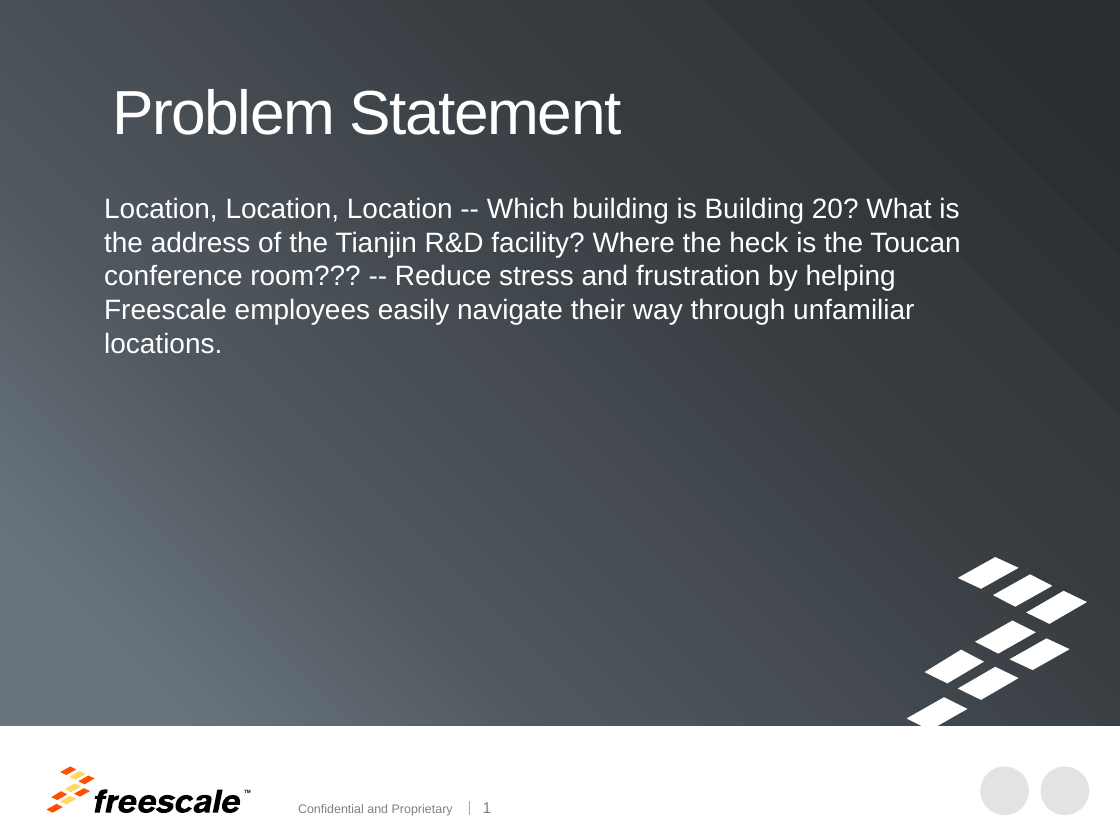
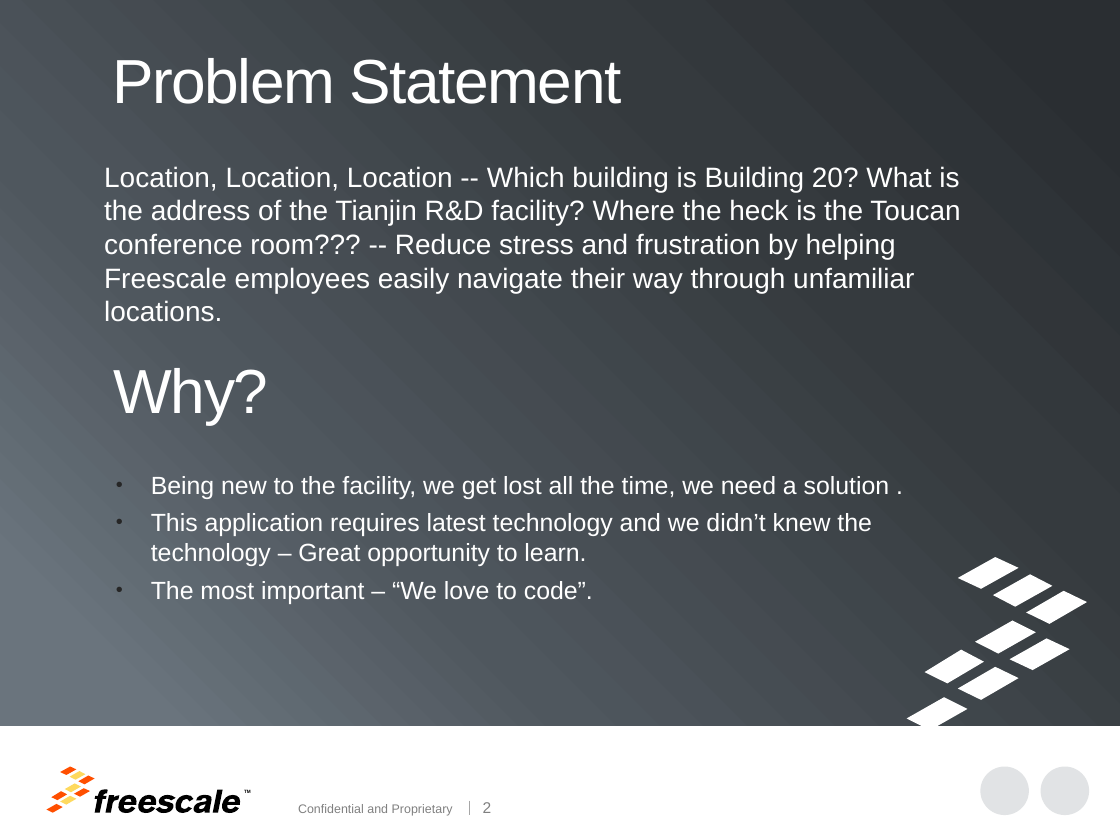
Before and after one commit to meetvasu15/LocationHack, a slide deck: slide 3 of FSL Devils.pptx (slide 2 before the commit). Drawn at 1120x840 pixels with LibreOffice and Linux fonts; fonts in the diff are those of the drawing; background and template pictures are left out. Boxes give left, top, right and bottom in pixels: in the first picture for what was removed or moved away, otherwise in the second. Text is boxed around its words. In the diff, an @@ line names an element or a change of style, - is before the commit and + after.

Commit message:
updating ppt

```diff
--- a/FSL Devils.pptx
+++ b/FSL Devils.pptx
@@ title "Problem Statement": place and size @@
-title "Problem Statement" at bbox=[112, 89, 622, 135]
+title "Problem Statement" at bbox=[112, 58, 622, 104]
@@ text "Location, Location, Location -- Which ...": place and size @@
-text "Location, Location, Location -- Which ..." at bbox=[104, 197, 960, 354]
+text "Location, Location, Location -- Which ..." at bbox=[104, 166, 960, 322]
@@ text added at bbox=[114, 368, 269, 424], 40 pt, text #FFFFFF @@
+Why?
@@ text added at bbox=[151, 476, 889, 604], 16 pt, text #FFFFFF @@
+    • Being new to the facility, we get lost all the time, we need a solution .
+    • This application requires latest technology and we didn’t knew the technology – Great opportunity to learn.
+    • The most important – “We love to code”.
@@ page number at bbox=[483, 802, 492, 813]: text changed @@
-1
+2
```
Also in this commit, not shown: 1 other slide changed, 8 slides added, 6 slides removed.
